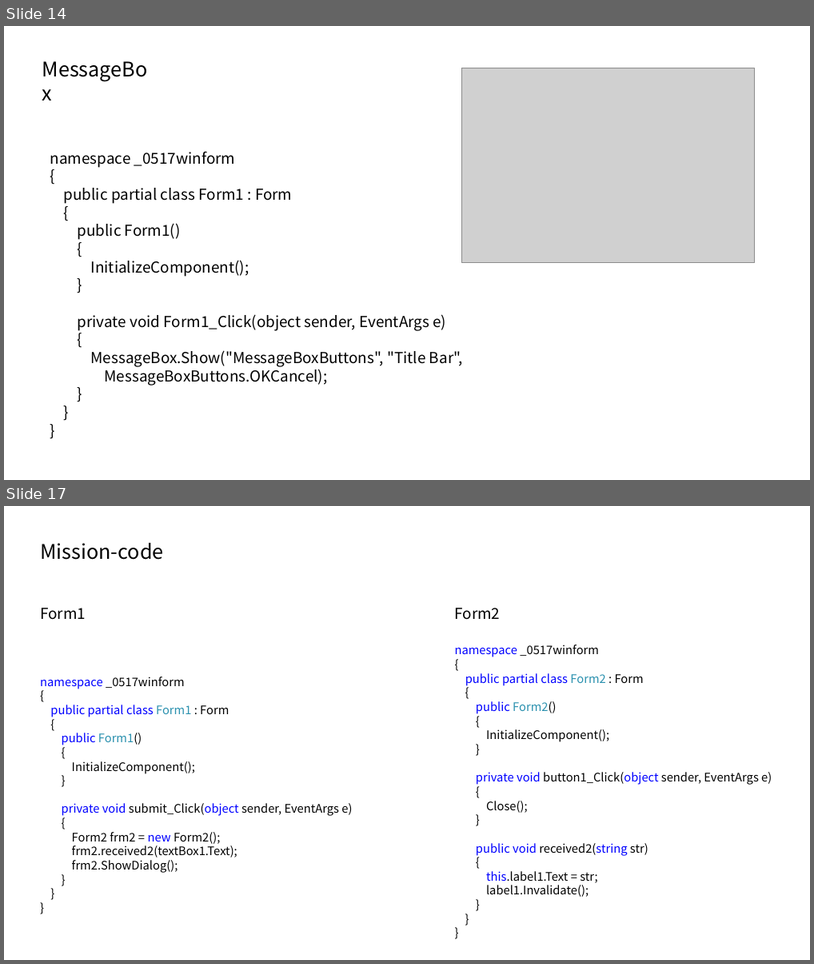
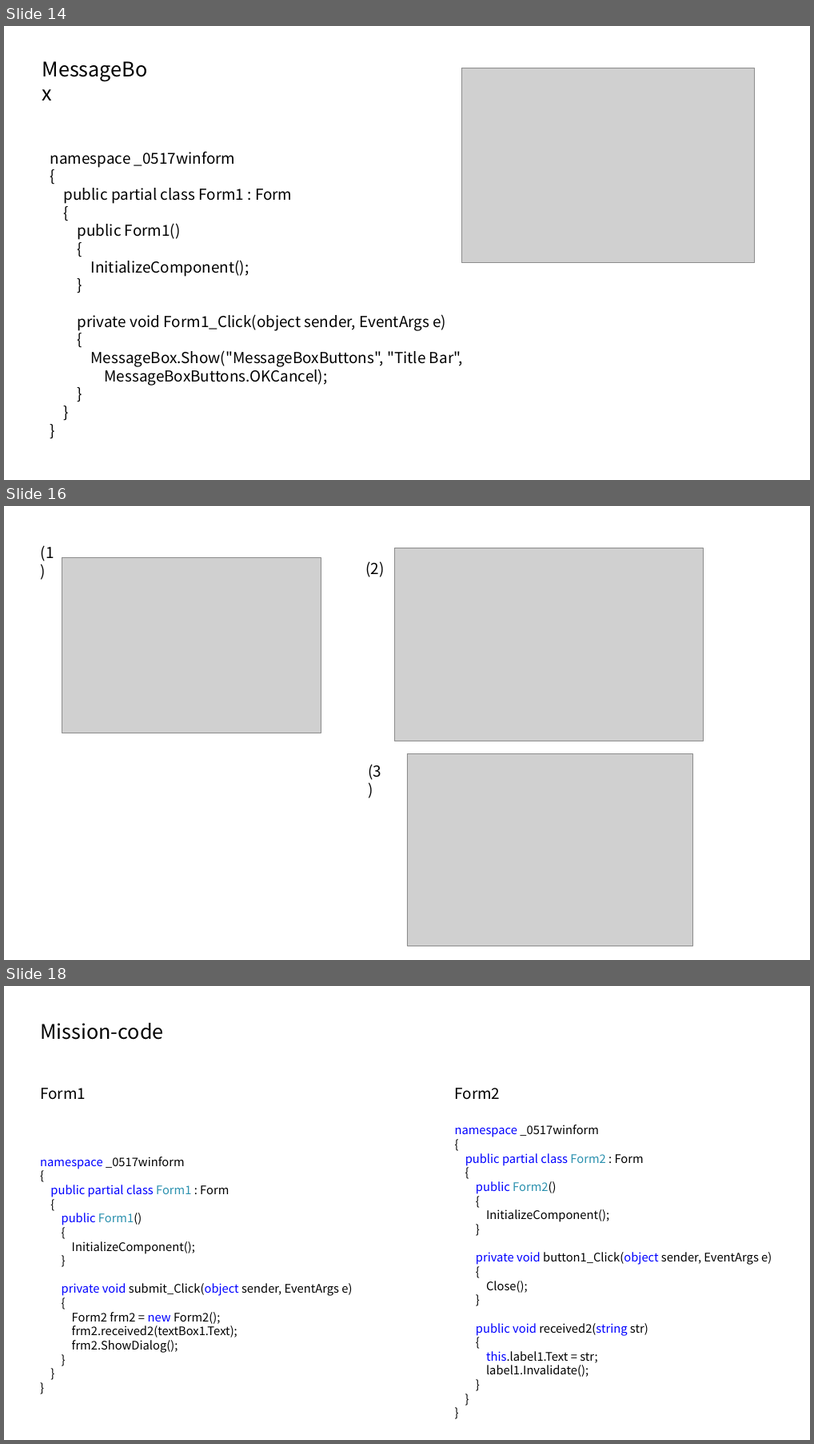
Before and after one commit to ks2019875071/CSharp, a slide deck: 0517/20210517_객체지향_winform.pptx. Shown one above the other, each under a label of ours: slides 14 and 17 before the commit, slides 14, 16 and 18 after it; the slides between them are not shown. The pictures are 814x964 and 814x1444 pixels, drawn with LibreOffice and Linux fonts; fonts in the diff are those of the drawing; grey boxes stand for pictures. Boxes give left, top, right and bottom in pixels: in the first picture for what was removed or moved away, otherwise in the second. Text is boxed around its words. In the diff, an @@ line names an element or a change of style, - is before the commit and + after.

```diff
--- a/0517/20210517_객체지향_winform.pptx
+++ b/0517/20210517_객체지향_winform.pptx
@@ slide 16 added at [4, 506, 810, 960], background #FFFFFF @@
@@ text added at [41, 545, 54, 561], 18 pt, text #000000 @@
+(1)
@@ picture added at [395, 548, 704, 740] @@
@@ picture added at [62, 558, 322, 733] @@
@@ text added at [366, 561, 384, 577], 18 pt, text #000000 @@
+(2)
@@ text added at [369, 764, 382, 780], 18 pt, text #000000 @@
+(3)
@@ picture added at [407, 753, 693, 945] @@
@@ what was slide 17 is now slide 18 @@
```
Also in this commit, not shown: 2 other slides added, 2 slides removed.
